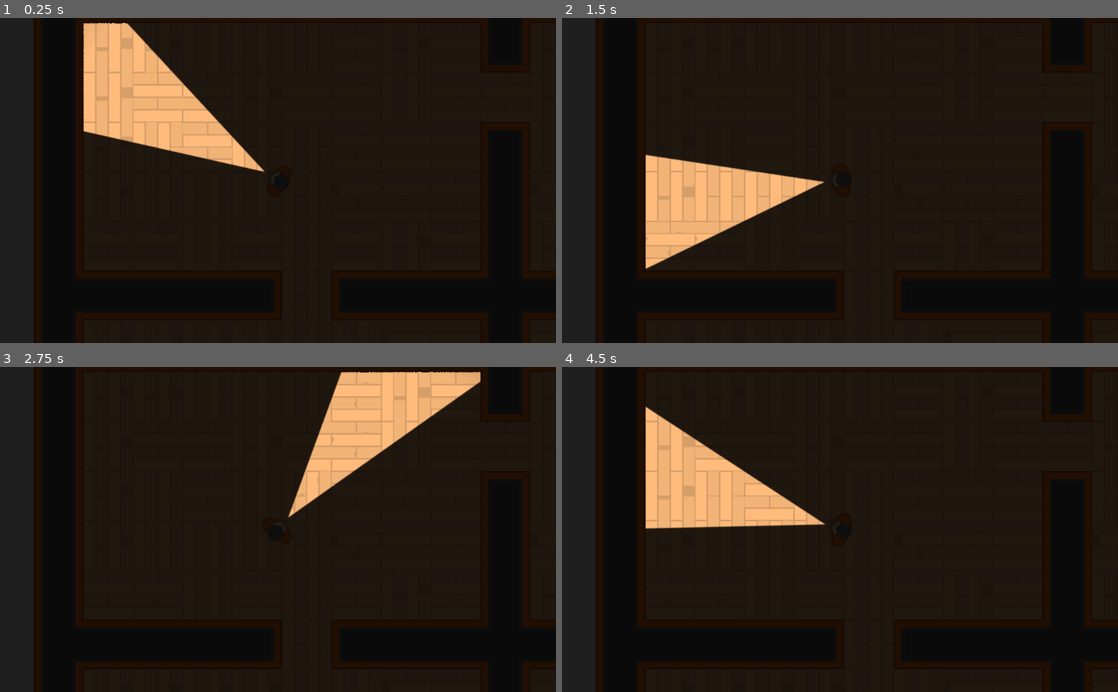
Above: before the commit, frames 1-4 (two rows, left to right).
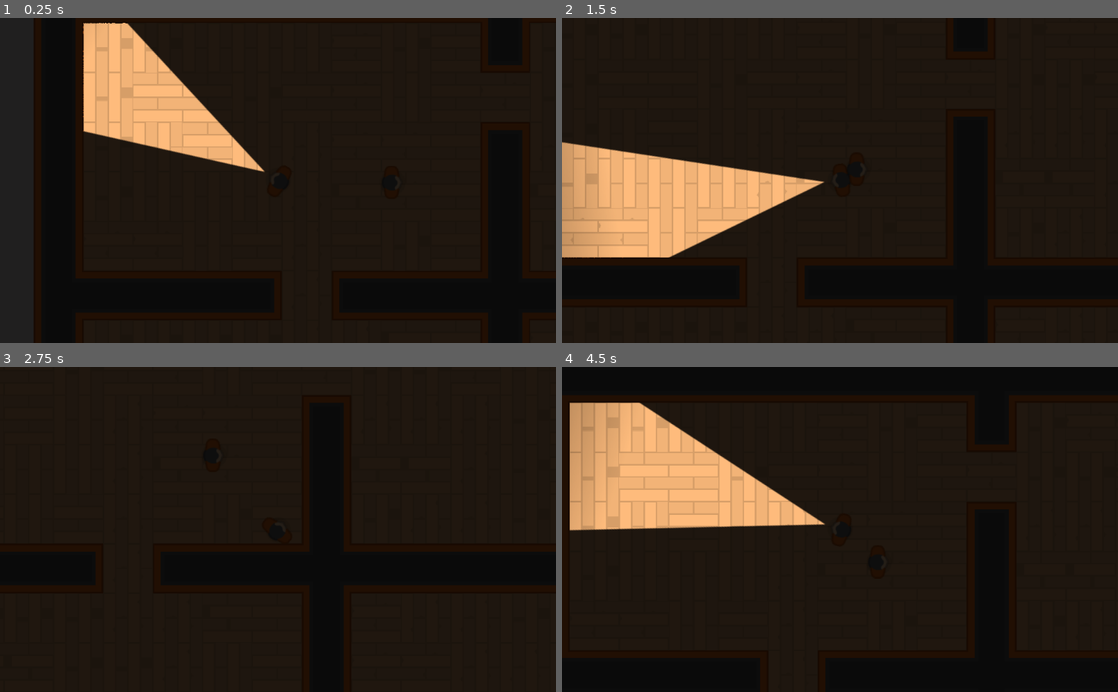
Above: after the commit, the same moments.

Repository: vivekbhandari93/Heist-Master-2D
Game: Godot game, scene res://Levels/TemplateLevel.tscn
Two runs of this game, one before a commit and one after it. Both use one fixed random seed, a clock stepped at 60 frames per second and the inputs below. The project has no main scene, so this scene is started directly.
Inputs (mouse positions are in pixels of both pictures, inside the frame that each line leads up to):
- Up to frame 1 (0.25 s): no input
- Up to frame 2 (1.5 s): tap Enter at 0.5 s; move the mouse to (962, 164) at 0.52 s; hold D (right, bound only after the commit) 0.53-1.28 s; tap Space (torch_toggle, bound only after the commit) at 0.6, 1.35 s; move the mouse to (728, 196) at 1.27 s; hold S (down, bound only after the commit) from 1.28 s (still down)
- Up to frame 3 (2.75 s): move the mouse to (333, 458) at 2.02 s; release S (down, bound only after the commit) at 2.03 s; hold D (right, bound only after the commit) from 2.03 s (still down); tap Space (torch_toggle, bound only after the commit) at 2.1 s
- Up to frame 4 (4.5 s): move the mouse to (812, 594) at 2.77 s; release D (right, bound only after the commit) at 2.78 s; hold W (up, bound only after the commit) 2.78-3.53 s; tap Space (torch_toggle, bound only after the commit) at 2.85, 3.6, 4.35 s; move the mouse to (1006, 578) at 3.52 s; hold A (left, bound only after the commit) from 3.53 s (still down); move the mouse to (673, 480) at 4.27 s

The runs differ from the first frame. In frame 2, 6.8% of the frame differs, in the area x 0-47%, y 38-89%; in frame 3, 6.6%; in frame 4, 8.1%, in the area x 0-47%, y 8-90%.

Commit message:
1. LightOccluder2d added to PlayerCharacter scene. 2. Torch toggle functionality added in PlayerCharacter script.

Diff:
--- a/Characters/PlayerCharacter.gd
+++ b/Characters/PlayerCharacter.gd
@@ -19,3 +19,8 @@
 		velocity.x = clamp(velocity.x - SPEED, -MAX_SPEED, 0)
 
 	velocity = lerp(velocity, Vector2.ZERO, FRICTION)
+
+
+func _input(event):
+	if Input.is_action_just_pressed("torch_toggle"):
+		$Torch.enabled = not $Torch.enabled
--- a/Characters/TemplateCharacter.tscn
+++ b/Characters/TemplateCharacter.tscn
@@ -1,10 +1,14 @@
-[gd_scene load_steps=4 format=2]
+[gd_scene load_steps=5 format=2]
 
 [ext_resource path="res://GFX/PNG/Man Red/manRed_stand.png" type="Texture" id=1]
 [ext_resource path="res://Characters/TemplateCharacter.gd" type="Script" id=2]
 
 [sub_resource type="CapsuleShape2D" id=1]
 height = 22.4114
+
+[sub_resource type="OccluderPolygon2D" id=2]
+cull_mode = 1
+polygon = PoolVector2Array( -1.80801, -21.2579, 2.3124, -20.3113, 5.04077, -18.1955, 6.48848, -16.4137, 7.71347, -13.7966, 8.10324, -11.1239, 8.04756, 11.3713, 7.76915, 13.7099, 6.54416, 16.4382, 4.98509, 18.3871, 3.14761, 19.7791, 0.864683, 20.7257, -1.13984, 21.1155, -4.42503, 20.8927, -6.5966, 19.8348, -8.93521, 18.1644, -10.3272, 16.2155, -11.3852, 13.6542, -11.7036, -11.2023, -11.2832, -13.8826, -10.3897, -16.0374, -8.8656, -17.982, -7.0787, -19.5587, -4.39834, -20.82 )
 
 [node name="TemplateCharacter" type="KinematicBody2D"]
 script = ExtResource( 2 )
@@ -15,3 +19,6 @@
 [node name="CollisionShape2D" type="CollisionShape2D" parent="."]
 position = Vector2( -1.85616, 0 )
 shape = SubResource( 1 )
+
+[node name="LightOccluder2D" type="LightOccluder2D" parent="."]
+occluder = SubResource( 2 )
--- a/Levels/TemplateLevel.tscn
+++ b/Levels/TemplateLevel.tscn
@@ -1,7 +1,8 @@
-[gd_scene load_steps=3 format=2]
+[gd_scene load_steps=4 format=2]
 
 [ext_resource path="res://Tiles/TileSet.tres" type="TileSet" id=1]
 [ext_resource path="res://Characters/PlayerCharacter.tscn" type="PackedScene" id=2]
+[ext_resource path="res://Characters/TemplateCharacter.tscn" type="PackedScene" id=3]
 
 [node name="TemplateLevel" type="Node2D"]
 
@@ -19,3 +20,6 @@
 
 [node name="CanvasModulate" type="CanvasModulate" parent="."]
 color = Color( 0.145098, 0.145098, 0.145098, 1 )
+
+[node name="TemplateCharacter" parent="." instance=ExtResource( 3 )]
+position = Vector2( 399.259, 205.765 )
--- a/project.godot
+++ b/project.godot
@@ -22,22 +22,27 @@
 
 down={
 "deadzone": 0.5,
-"events": [ Object(InputEventKey,"resource_local_to_scene":false,"resource_name":"","device":0,"alt":false,"shift":false,"control":false,"meta":false,"command":false,"pressed":false,"scancode":16777234,"unicode":0,"echo":false,"script":null)
+"events": [ Object(InputEventKey,"resource_local_to_scene":false,"resource_name":"","device":0,"alt":false,"shift":false,"control":false,"meta":false,"command":false,"pressed":false,"scancode":83,"unicode":0,"echo":false,"script":null)
  ]
 }
 up={
 "deadzone": 0.5,
-"events": [ Object(InputEventKey,"resource_local_to_scene":false,"resource_name":"","device":0,"alt":false,"shift":false,"control":false,"meta":false,"command":false,"pressed":false,"scancode":16777232,"unicode":0,"echo":false,"script":null)
+"events": [ Object(InputEventKey,"resource_local_to_scene":false,"resource_name":"","device":0,"alt":false,"shift":false,"control":false,"meta":false,"command":false,"pressed":false,"scancode":87,"unicode":0,"echo":false,"script":null)
  ]
 }
 right={
 "deadzone": 0.5,
-"events": [ Object(InputEventKey,"resource_local_to_scene":false,"resource_name":"","device":0,"alt":false,"shift":false,"control":false,"meta":false,"command":false,"pressed":false,"scancode":16777233,"unicode":0,"echo":false,"script":null)
+"events": [ Object(InputEventKey,"resource_local_to_scene":false,"resource_name":"","device":0,"alt":false,"shift":false,"control":false,"meta":false,"command":false,"pressed":false,"scancode":68,"unicode":0,"echo":false,"script":null)
  ]
 }
 left={
 "deadzone": 0.5,
-"events": [ Object(InputEventKey,"resource_local_to_scene":false,"resource_name":"","device":0,"alt":false,"shift":false,"control":false,"meta":false,"command":false,"pressed":false,"scancode":16777231,"unicode":0,"echo":false,"script":null)
+"events": [ Object(InputEventKey,"resource_local_to_scene":false,"resource_name":"","device":0,"alt":false,"shift":false,"control":false,"meta":false,"command":false,"pressed":false,"scancode":65,"unicode":0,"echo":false,"script":null)
+ ]
+}
+torch_toggle={
+"deadzone": 0.5,
+"events": [ Object(InputEventKey,"resource_local_to_scene":false,"resource_name":"","device":0,"alt":false,"shift":false,"control":false,"meta":false,"command":false,"pressed":false,"scancode":32,"unicode":0,"echo":false,"script":null)
  ]
 }
 
